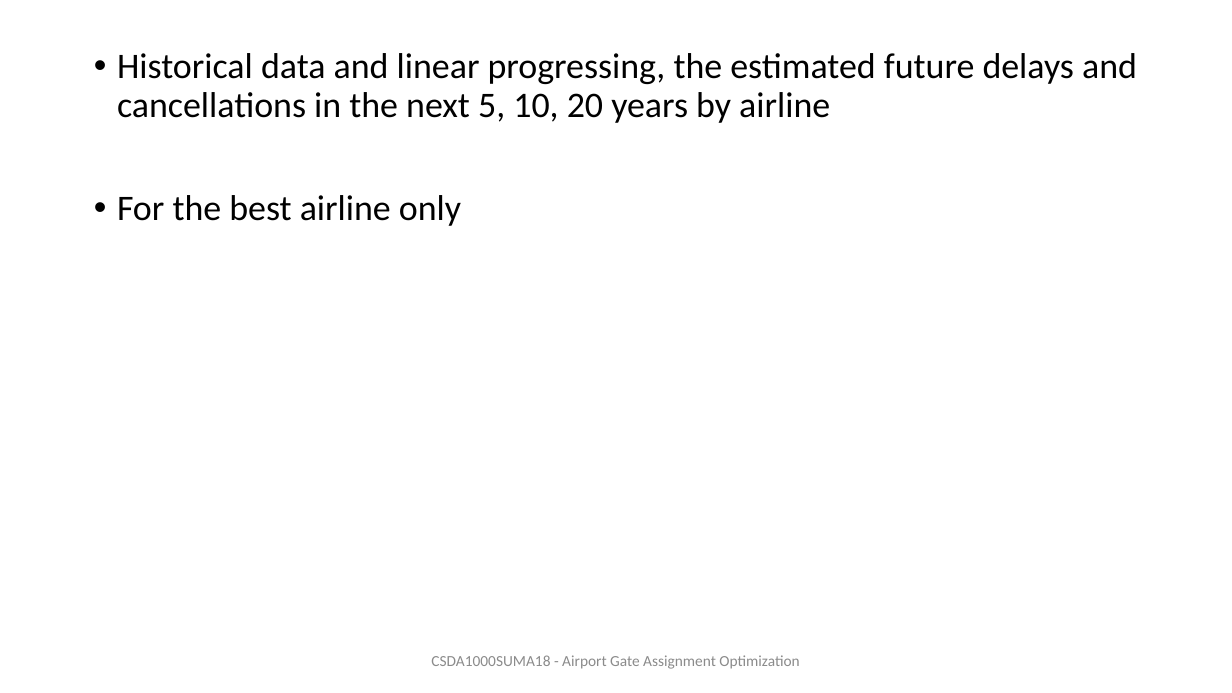
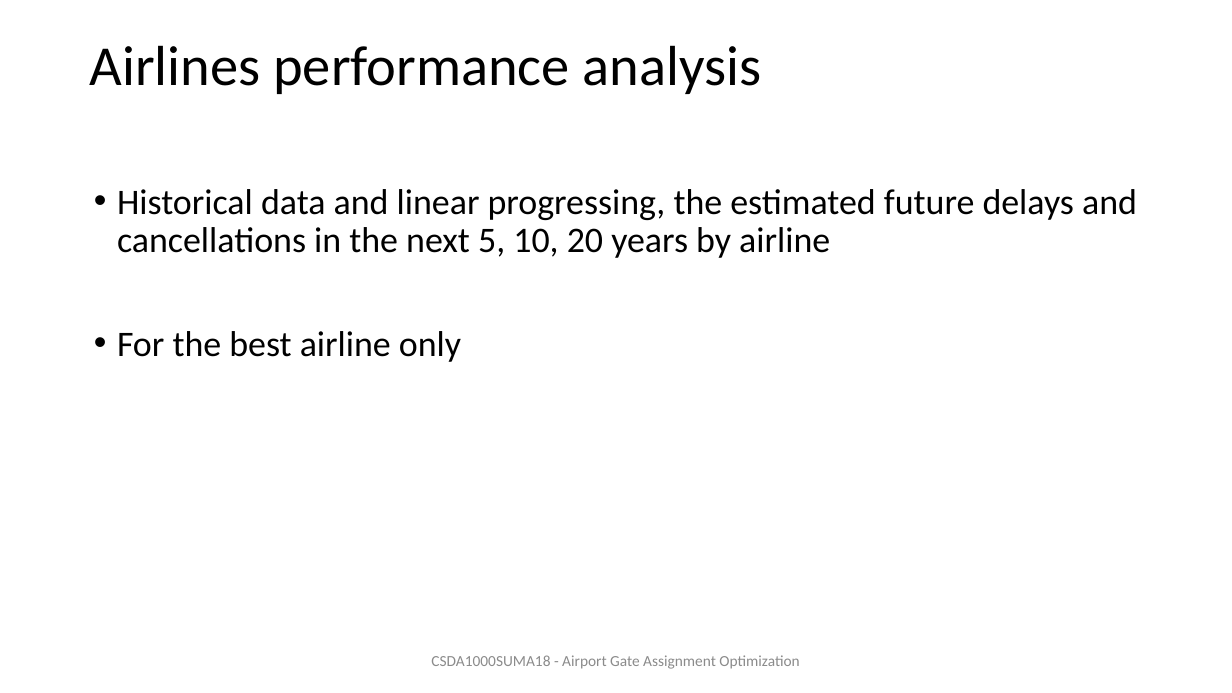
Before and after one commit to ivbsoftware/big-data-final, a slide deck: slide 13 of docs/slideshow/draft-Final Presentation.pptx (slide 14 before the commit). Drawn at 1232x693 pixels with LibreOffice and Linux fonts; fonts in the diff are those of the drawing. Boxes give left, top, right and bottom in pixels: in the first picture for what was removed or moved away, otherwise in the second. Text is boxed around its words. In the diff, an @@ line names an element or a change of style, - is before the commit and + after.

Commit message:
updated slideshow - Diana&Kate/uploaded excel
Airlines performance analysis

```diff
--- a/docs/slideshow/draft-Final Presentation.pptx
+++ b/docs/slideshow/draft-Final Presentation.pptx
@@ title added at (90, 45, 762, 94), 44 pt, text #000000 @@
+Airlines performance analysis
@@ text "Historical data and linear progressing, ...": place and size @@
-text "Historical data and linear progressing, ..." at (117, 53, 1137, 226)
+text "Historical data and linear progressing, ..." at (117, 189, 1137, 362)
```
Also in this commit, not shown: 10 other slides changed, 1 slide added, 1 slide removed, 1 other file.
